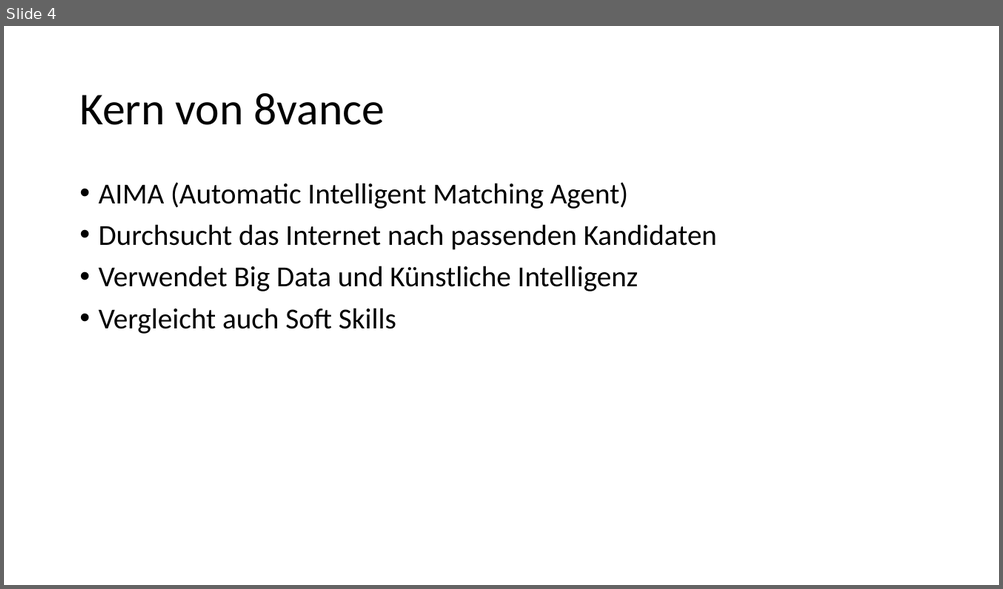
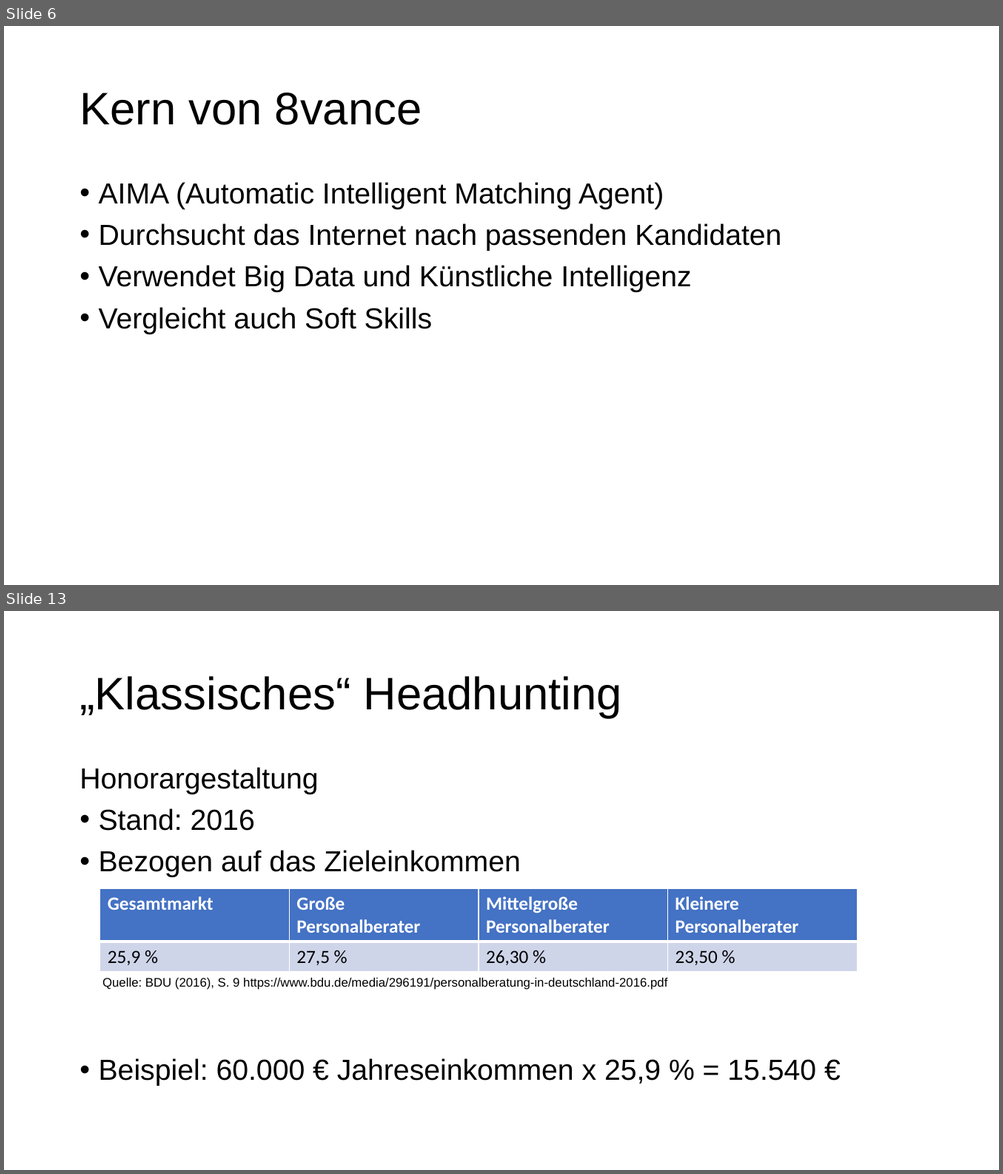
Before and after one commit to Fewa93/8vance, a slide deck: 8vance.pptx. Shown one above the other, each under a label of ours: slide 4 before the commit, slides 6 and 13 after it; the slides between them are not shown. The pictures are 1003x589 and 1003x1174 pixels, drawn with LibreOffice and Linux fonts; fonts in the diff are those of the drawing. Boxes give left, top, right and bottom in pixels: in the first picture for what was removed or moved away, otherwise in the second. Text is boxed around its words. In the diff, an @@ line names an element or a change of style, - is before the commit and + after.

```diff
--- a/8vance.pptx
+++ b/8vance.pptx
@@ slide 13 added at (x1=4, y1=611, x2=999, y2=1170), background #FFFFFF @@
@@ title added at (x1=79, y1=676, x2=622, y2=718), 44 pt, text #000000 @@
+„Klassisches“ Headhunting
@@ text added at (x1=79, y1=767, x2=816, y2=1086), 28 pt, text #000000 @@
+Honorargestaltung
+• Stand: 2016
+• Bezogen auf das Zieleinkommen
+• Beispiel: 60.000 € Jahreseinkommen x 25,9 % = 15.540 €
@@ table added at (x1=100, y1=889, x2=858, y2=972), 2 rows, 4 columns @@
+Gesamtmarkt | Große Personalberater | Mittelgroße Personalberater | Kleinere Personalberater
+25,9 % | 27,5 % | 26,30 % | 23,50 %
@@ text added at (x1=102, y1=978, x2=667, y2=990), 12 pt, text #000000 @@
+Quelle: BDU (2016), S. 9 https://www.bdu.de/media/296191/personalberatung-in-deutschland-2016.pdf
@@ what was slide 4 is now slide 6 @@
@@ slide 6 changed as well @@
@@ title "Kern von 8vance" at (x1=79, y1=93, x2=422, y2=125): font Calibri to Arial @@
@@ text "AIMA (Automatic Intelligent Matching Agent)" at (x1=99, y1=182, x2=781, y2=335): font Calibri to Arial @@
```
Also in this commit, not shown: 4 other slides changed, 9 other slides added, 9 other files.
